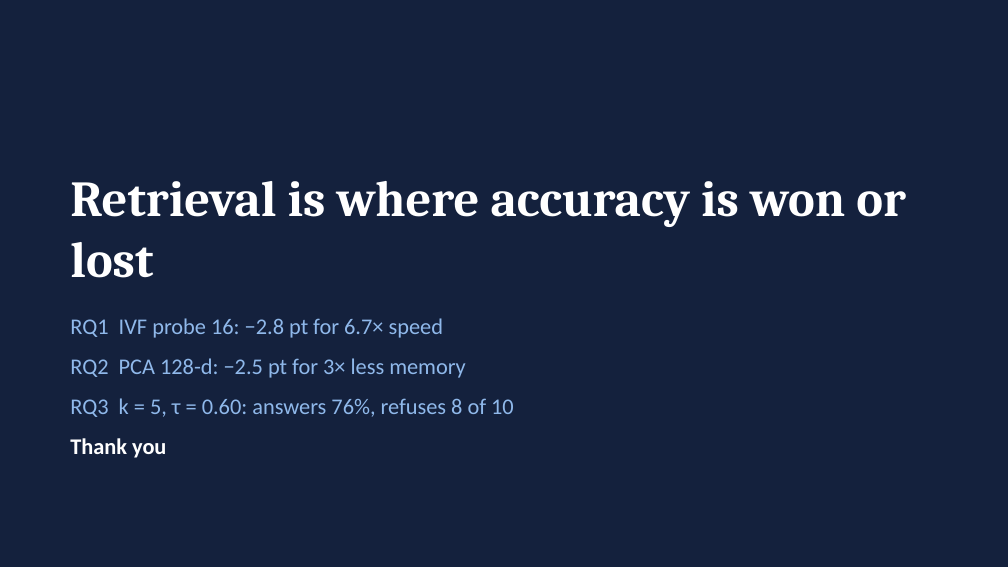
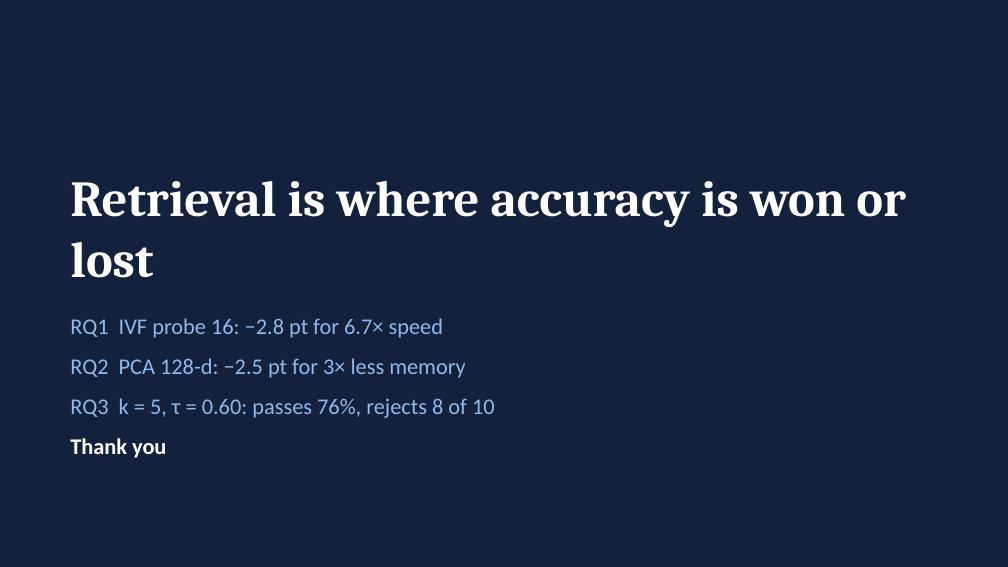
Before and after one commit to fafacannon5/FinSight-AI, a slide deck: slide 13 of report/FinSight-AI_slides.pptx. Drawn at 1008x567 pixels with LibreOffice and Linux fonts; fonts in the diff are those of the drawing. Boxes give left, top, right and bottom in pixels: in the first picture for what was removed or moved away, otherwise in the second. Text is boxed around its words. In the diff, an @@ line names an element or a change of style, - is before the commit and + after.

```diff
--- a/report/FinSight-AI_slides.pptx
+++ b/report/FinSight-AI_slides.pptx
@@ text at [70, 398, 495, 418]: text changed @@
-RQ3 k = 5, τ = 0.60: answers 76%, refuses 8 of 10
+RQ3 k = 5, τ = 0.60: passes 76%, rejects 8 of 10
```
Also in this commit, not shown: 2 other slides changed, 2 other files.
